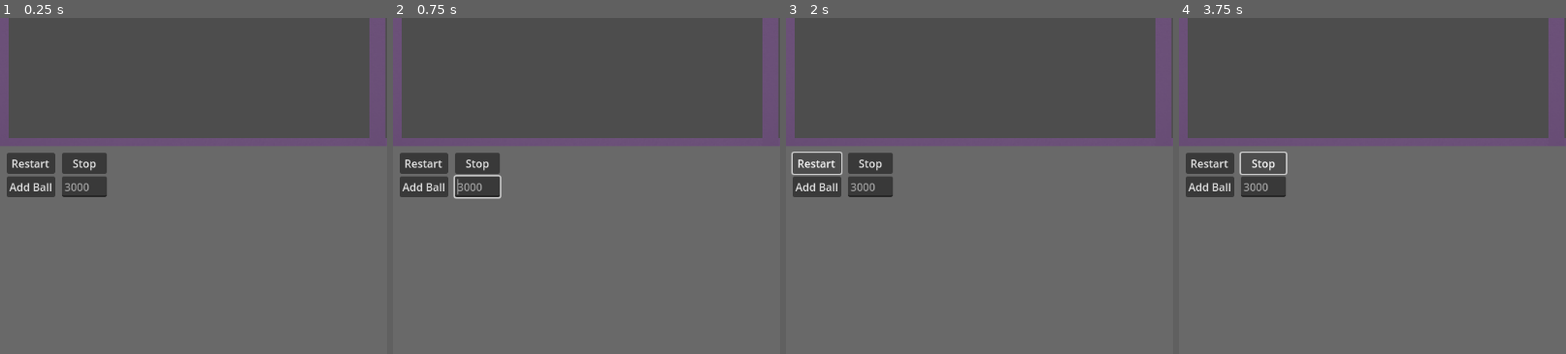
Above: before the commit, frames 1-4 (left to right).
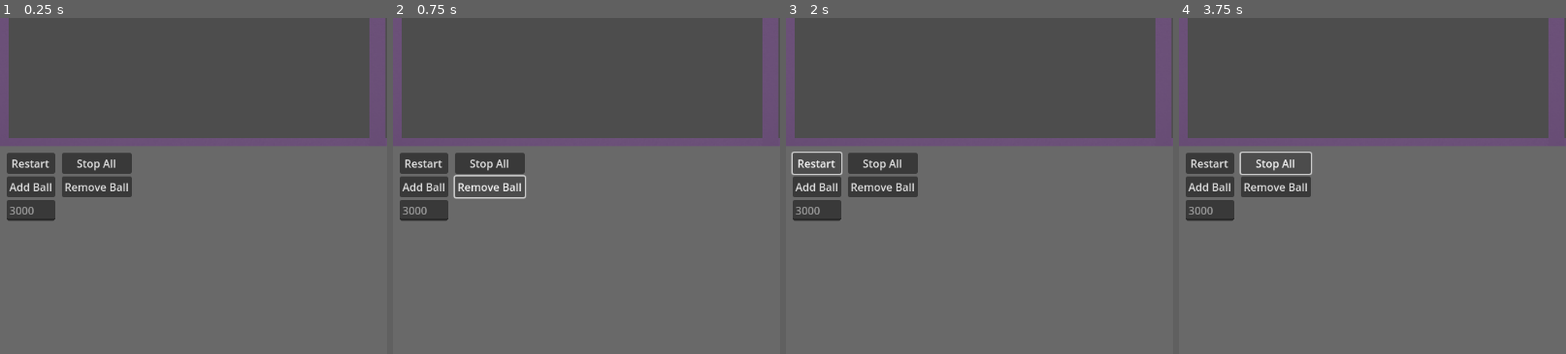
Above: after the commit, the same moments.

Repository: slinkp/godot-bounce-1
Game: Godot game, scene res://main.tscn
Same seed, same stepped clock (60 frames per second), same inputs: the game is played once before the commit and once after it.
Inputs (mouse positions are % of the whole screen's width and height, from its top left):
- Up to frame 1 (0.25 s): no input
- Up to frame 2 (0.75 s): click (12, 70) at 0.5 s, where only the run after the commit has a clickable "Remove Ball"
- Up to frame 3 (2 s): click "Restart" at 1.25 s
- Up to frame 4 (3.75 s): click "Restart" at 2 s; click "Restart" at 2.75 s; click "Stop" (after the commit: "Stop All") at 3.5 s
The pictures show only the part of the screen within x 0-50%, y 45-95%; the shares and areas given below are measured in that part.

The runs differ from the first frame. In frame 1, 1.8% of the frame differs, in the area x 1-35%, y 40-61%; in frame 2, 2.0%; in frame 3, 1.8%; in frame 4, 1.9%.
Error after the commit: Out of bounds get index '0' (on base: 'Array[Node]') (res://main.gd:48)

Commit message:
Add button to remove 1 ball

Diff:
--- a/main.gd
+++ b/main.gd
@@ -44,6 +44,11 @@
 	new_ball.handle_hit.connect($AudioHandler.handle_hit)
 	add_child(new_ball)
 
+func remove_ball():
+	var ball = get_tree().get_nodes_in_group("balls")[0]
+	if ball != null:
+		print("Removing ball %s" % ball)
+		ball.queue_free()
 
 func random_position():
 	# Unclear why get_viewport_rect() wasn't available here?
@@ -79,3 +84,7 @@
 func _on_ui_speed_updated(new_speed):
 	print("Changing speed from %s to %s" % [speed, new_speed])
 	speed = new_speed
+
+
+func _on_ball_remove_button_button_down():
+	remove_ball() # Replace with function body.
--- a/main.tscn
+++ b/main.tscn
@@ -72,12 +72,16 @@
 
 [node name="StopButton" type="Button" parent="UI/Buttons/MarginContainer/GridContainer"]
 layout_mode = 2
-text = "Stop
+text = "Stop All
 "
 
 [node name="BallSpawnButton" type="Button" parent="UI/Buttons/MarginContainer/GridContainer"]
 layout_mode = 2
 text = "Add Ball"
+
+[node name="BallRemoveButton" type="Button" parent="UI/Buttons/MarginContainer/GridContainer"]
+layout_mode = 2
+text = "Remove Ball"
 
 [node name="SpeedLineEdit" type="LineEdit" parent="UI/Buttons/MarginContainer/GridContainer"]
 layout_mode = 2
@@ -90,4 +94,5 @@
 [connection signal="button_down" from="UI/Buttons/MarginContainer/GridContainer/RestartButton" to="." method="_on_restart_button_button_down"]
 [connection signal="button_down" from="UI/Buttons/MarginContainer/GridContainer/StopButton" to="." method="_on_stop_button_button_down"]
 [connection signal="button_down" from="UI/Buttons/MarginContainer/GridContainer/BallSpawnButton" to="." method="_on_ball_spawn_button_button_down"]
+[connection signal="button_down" from="UI/Buttons/MarginContainer/GridContainer/BallRemoveButton" to="." method="_on_ball_remove_button_button_down"]
 [connection signal="text_submitted" from="UI/Buttons/MarginContainer/GridContainer/SpeedLineEdit" to="UI" method="_on_speed_line_edit_text_submitted"]
